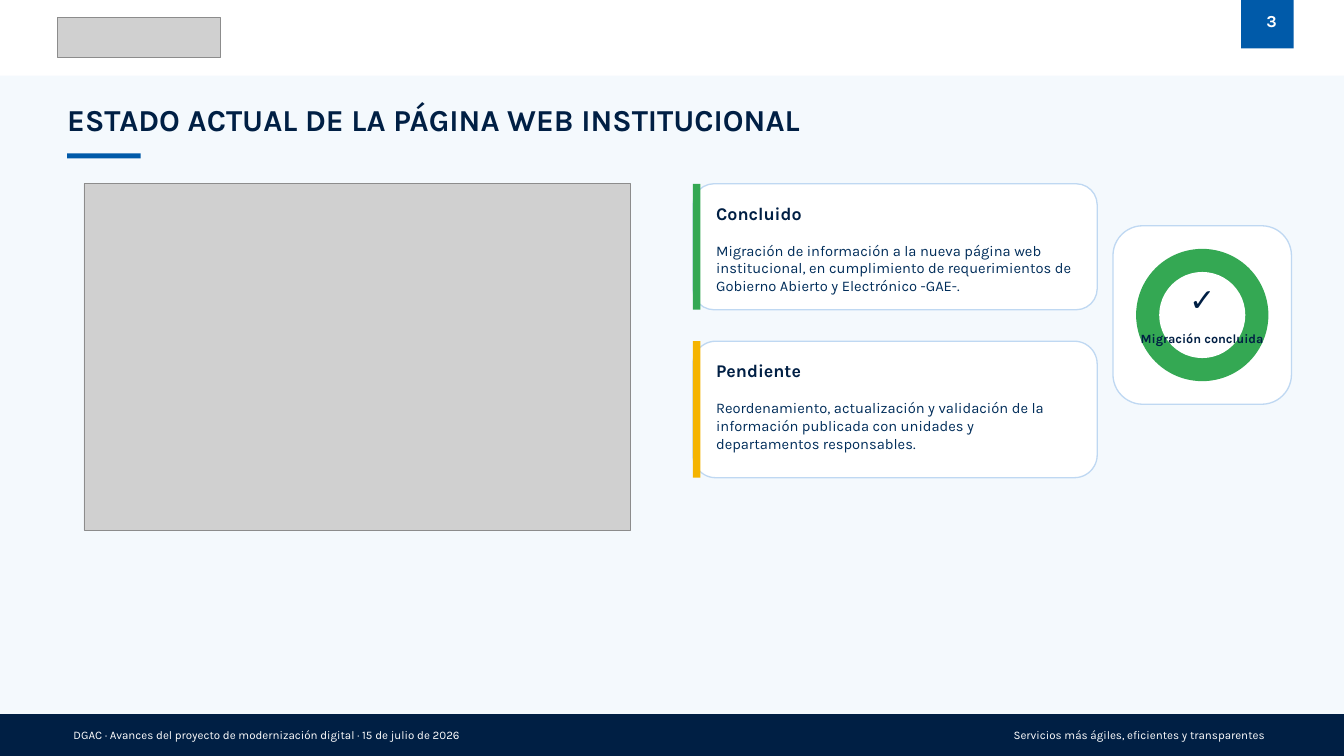
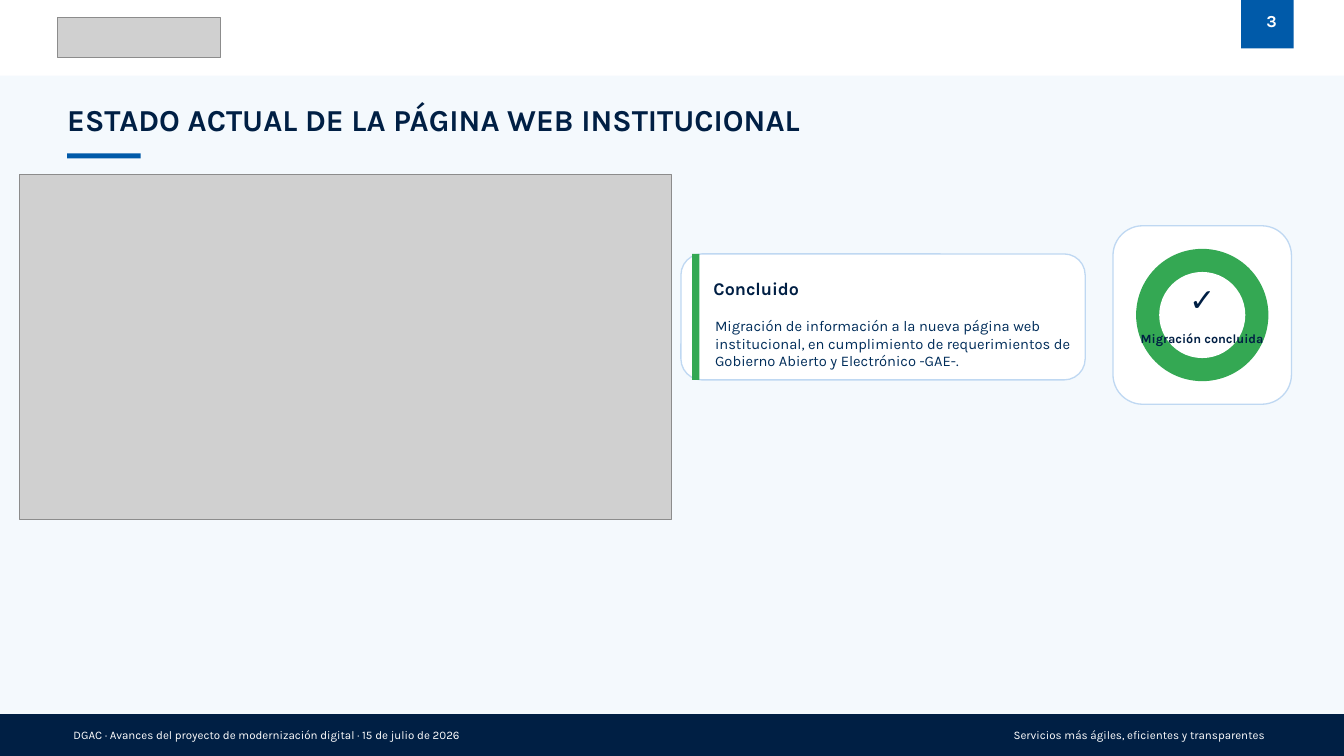
Before and after one commit to fperezm16/SIMPLIFICACION, a slide deck: slide 3 of presentaciones/Presentacion_Avances_Modernizacion_Digital_DGAC_Agenda.pptx. Drawn at 1344x756 pixels with LibreOffice and Linux fonts; fonts in the diff are those of the drawing; grey boxes stand for pictures. Boxes give left, top, right and bottom in pixels: in the first picture for what was removed or moved away, otherwise in the second. Text is boxed around its words. In the diff, an @@ line names an element or a change of style, - is before the commit and + after.

```diff
--- a/presentaciones/Presentacion_Avances_Modernizacion_Digital_DGAC_Agenda.pptx
+++ b/presentaciones/Presentacion_Avances_Modernizacion_Digital_DGAC_Agenda.pptx
@@ picture: place and size @@
-picture at (84,184,630,530)
+picture at (20,174,671,519)
@@ rounded rectangle: place and size @@
-rounded rectangle at (693,184,1098,310)
+rounded rectangle at (681,254,1085,380)
@@ rectangle: place and size @@
-rectangle at (693,184,701,310)
+rectangle at (692,254,699,380)
@@ text "Concluido": place and size @@
-text "Concluido" at (716,207,802,221)
+text "Concluido" at (713,282,799,296)
@@ text "Migración de información a la ...": place and size @@
-text "Migración de información a la ..." at (716,245,1071,295)
+text "Migración de información a la ..." at (715,320,1070,370)
@@ rounded rectangle removed at (693,341,1098,478) @@
@@ rectangle removed at (693,341,701,478) @@
@@ text removed at (716,364,801,378) @@
-Pendiente
@@ text removed at (716,402,1044,453) @@
-Reordenamiento, actualización y validación de la información publicada con unidades y departamentos responsables.
```
Also in this commit, not shown: 5 other slides changed, 38 other files.
